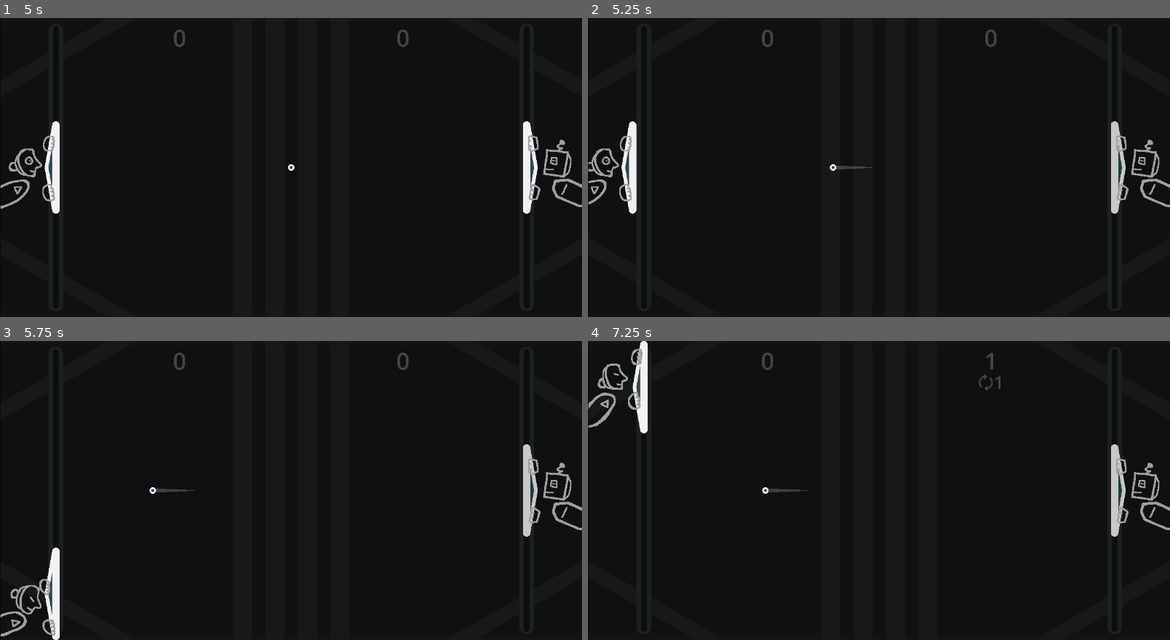
Above: before the commit, frames 1-4 (two rows, left to right).
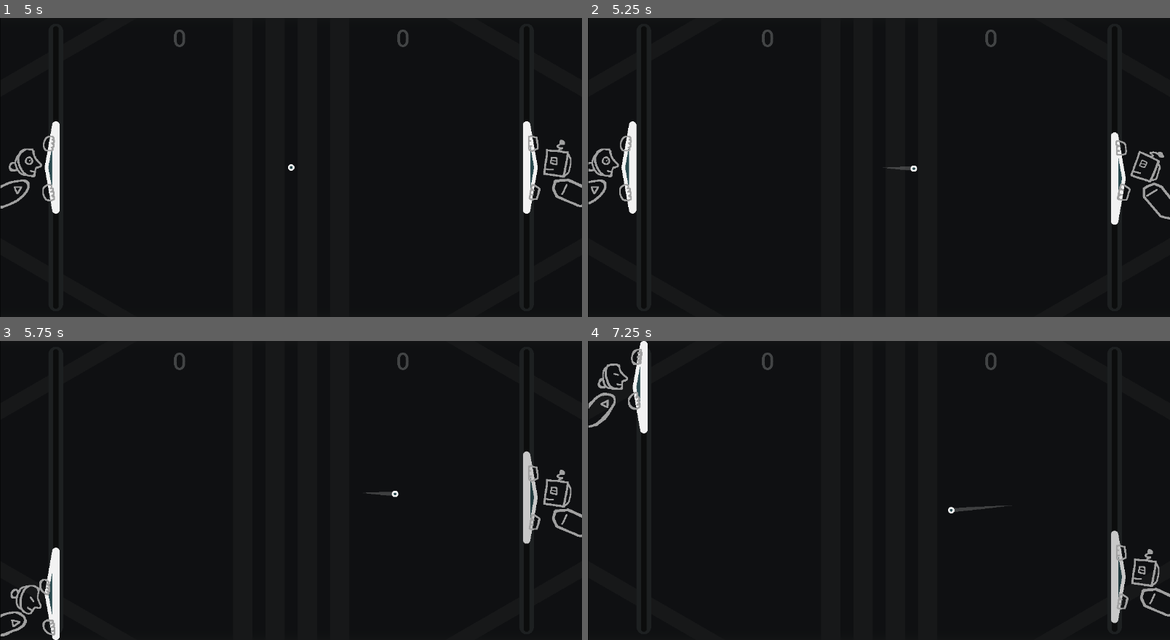
Above: after the commit, the same moments.

Repository: pixerhp/Pixers-Pong
Game: Godot game, scene res://scenes/topscenes/gameplay_topscene.tscn
Same seed, same stepped clock (60 frames per second), same inputs: the game is played once before the commit and once after it.
Inputs (mouse positions are in pixels of both pictures, inside the frame that each line leads up to):
- Up to frame 1 (5 s): move the mouse to (419, 152) at 0.52 s; hold D (plr1_bump_right) 0.53-1.28 s; tap Shift (plr1_slow) at 0.6, 2.1, 3.6 s; click (419, 152) at 0.67 s; tap Enter at 1.25 s; move the mouse to (174, 182) at 1.27 s; hold S (plr1_down) 1.28-2.03 s; tap Keypad 0 (plr2_slow) at 1.35, 2.85, 4.35 s; move the mouse to (349, 101) at 2.02 s; hold D (plr1_bump_right) 2.03-2.78 s; move the mouse to (261, 227) at 2.77 s; hold W (plr1_up) 2.78-3.53 s; click (261, 227) at 2.92 s; move the mouse to (465, 212) at 3.52 s; hold A (plr1_bump_left) from 3.53 s (still down); tap Space at 4.25 s; move the mouse to (116, 122) at 4.27 s
- Up to frame 2 (5.25 s): move the mouse to (908, 167) at 5.02 s; release A (plr1_bump_left) at 5.03 s; hold S (plr1_down) from 5.03 s (still down); tap Shift (plr1_slow) at 5.1 s; click (908, 167) at 5.17 s
- Up to frame 3 (5.75 s): keep holding S (plr1_down)
- Up to frame 4 (7.25 s): move the mouse to (791, 415) at 5.77 s; release S (plr1_down) at 5.78 s; hold D (plr1_bump_right) 5.78-6.53 s; tap Keypad 0 (plr2_slow) at 5.85 s; move the mouse to (1007, 475) at 6.52 s; hold W (plr1_up) from 6.53 s (still down); tap Shift (plr1_slow) at 6.6 s

Frame 1 is identical in both runs. In frame 2, 1.3% of the frame differs, in the area x 41-100%, y 34-70%; in frame 3, 1.0%; in frame 4, 2.2%, in the area x 29-100%, y 3-95%.

Commit message:
Replace ball velocity metadata with variable

Diff:
--- a/scripts/gameplay_script.gd
+++ b/scripts/gameplay_script.gd
@@ -140,7 +140,7 @@
 	%RightPaddle.set_meta("sidebump_strength", %LeftPaddle.get_meta("sidebump_strength"))
 func reset_ball():
 	%Ball.position = Globals.GAME_SIZE / 2.0
-	%Ball.set_meta("velocity", Vector2(-400.0, 0.0))
+	ball_velocity = Vector2(-400.0, 0.0)
 	ballshapecast_current_exceptions.clear()
 	%BallShapeCast.clear_exceptions()
 	%Ball.modulate = Color.WHITE
@@ -235,7 +235,7 @@
 	# !!! besides the ball, reset all other gameobjects moved by the animation
 
 	%Ball.position = Globals.GAME_SIZE / 2.0
-	%Ball.set_meta("velocity", Vector2(-400.0, 0.0))
+	ball_velocity = Vector2(300.0, 10.0)
 	ballshapecast_current_exceptions.clear()
 	%BallShapeCast.clear_exceptions()
 	%Ball.modulate = Color.WHITE
@@ -346,14 +346,12 @@
 				set_input(act_prefix + "down", (paddle_noderef.position.y < PAD_Y_BOTTOMLIMIT))
 
 		Globals.CPU_MODES.CONVERGER:
-			var ball_velocity: Vector2 = %Ball.get_meta("velocity")
 			var predicted_ball_y: float = %Ball.position.y + ((ball_velocity.y / ball_velocity.x) * (
 				(%RightPaddle.position.x if (ball_velocity.x > 0.0) else %LeftPaddle.position.x) - %Ball.position.x))
 			set_input(act_prefix + "up", paddle_noderef.position.y > predicted_ball_y + (PAD_Y_TOPLIMIT * 0.5))
 			set_input(act_prefix + "down", paddle_noderef.position.y < predicted_ball_y - (PAD_Y_TOPLIMIT * 0.5))
 
 		Globals.CPU_MODES.PATIENT_CONVERGER:
-			var ball_velocity: Vector2 = %Ball.get_meta("velocity")
 			var predicted_ball_y: float = %Ball.position.y + ((ball_velocity.y / ball_velocity.x) * (
 				(%RightPaddle.position.x if (ball_velocity.x > 0.0) else %LeftPaddle.position.x) - %Ball.position.x))
 			if ( # Wait in the center if the ball is travelling to the other player or is predicted OOB:
@@ -367,7 +365,6 @@
 				set_input(act_prefix + "down", paddle_noderef.position.y < predicted_ball_y - (PAD_Y_TOPLIMIT * 0.5))
 
 		Globals.CPU_MODES.BOUNCE_PREDICTOR:
-			var ball_velocity: Vector2 = %Ball.get_meta("velocity")
 			var predicted_ball_y: float = %Ball.position.y + ((ball_velocity.y / ball_velocity.x) * (
 				(%RightPaddle.position.x if (ball_velocity.x > 0.0) else %LeftPaddle.position.x) - %Ball.position.x))
 			if predicted_ball_y < BALL_Y_TOPLIMIT:
@@ -382,7 +379,6 @@
 				set_input(act_prefix + "down", paddle_noderef.position.y < predicted_ball_y - (PAD_Y_TOPLIMIT * 0.5))
 
 		Globals.CPU_MODES.DOUBLE_PREDICTOR:
-			var ball_velocity: Vector2 = %Ball.get_meta("velocity")
 			var predicted_ball_y: float = %Ball.position.y + ((ball_velocity.y / ball_velocity.x) * (
 				(%RightPaddle.position.x if (ball_velocity.x > 0.0) else %LeftPaddle.position.x) - %Ball.position.x))
 			const BOUNCE_LIMIT: int = 2
@@ -405,7 +401,6 @@
 				set_input(act_prefix + "down", paddle_noderef.position.y < predicted_ball_y - (PAD_Y_TOPLIMIT * 0.5))
 
 		Globals.CPU_MODES.DEEP_PREDICTOR:
-			var ball_velocity: Vector2 = %Ball.get_meta("velocity")
 			var predicted_ball_y: float = %Ball.position.y + ((ball_velocity.y / ball_velocity.x) * (
 				(%RightPaddle.position.x if (ball_velocity.x > 0.0) else %LeftPaddle.position.x) - %Ball.position.x))
 			const BOUNCE_LIMIT: int = 8
@@ -440,7 +435,6 @@
 			else:
 				set_input(act_prefix + ("bump_right" if is_plr2 else "bump_left"), false)
 
-			var ball_velocity: Vector2 = %Ball.get_meta("velocity")
 			var WALL_HIT_TOL: float = clamp(-2.5 * log(0.004 * abs(ball_velocity.y)), 0, 25) # (Based on weak empirically determined data.)
 			var ball_x_distance_to_hit: float = (
 				(
@@ -595,7 +589,7 @@
 
 	# Situationally override whatever expression the paddle character has with being surprised.
 	if (float(Time.get_ticks_msec() - padchar_noderef.get_meta("time_surprised")) <
-	((SURP_EXPR_VARIATION / (1.0 + (%Ball.get_meta("velocity").x / SURP_EXPR_FALLOFF))) + SURP_EXPR_BASE)):
+	((SURP_EXPR_VARIATION / (1.0 + (ball_velocity.x / SURP_EXPR_FALLOFF))) + SURP_EXPR_BASE)):
 		padchar_noderef.animation = padchar_anim_prefix + "surprised"
 
 
@@ -635,14 +629,14 @@
 func parabola_arc_derivative(time_since: int, anim_time_length: int) -> float:
 	return (-8.0 * ((float(time_since) / float(anim_time_length)) - 0.5)) / (float(anim_time_length) / 1000.0)
 
-# Constants associated with the ball's movement:
+# Constants and variables associated with the ball's movement:
 @onready var BALL_Y_TOPLIMIT: float = %BallShapeCast.shape.radius
 @onready var BALL_Y_BOTTOMLIMIT: float = Globals.GAME_SIZE.y - %BallShapeCast.shape.radius
 const BALL_MAX_BOUNCE_LOOPS: int = 100
+var ball_velocity: Vector2 = Vector2(0.0, 0.0)
 func handle_ball_collision_movement(delta: float):
 	var ball_curr_position: Vector2 = %Ball.position
 	var ball_new_position: Vector2 = Vector2()
-	var ball_velocity: Vector2 = %Ball.get_meta("velocity")
 	if ball_velocity == Vector2(0,0): return # (No need to handle movement when there's no movement.)
 	var move_fraction_remaining: float = 1.0
 	var safe_fraction: float = 0.0
@@ -734,7 +728,6 @@
 			#0.014, (ball_velocity.length() / Globals.ball_max_speed) * 0.25, 1.004, 1.0)
 
 		%Ball.position = ball_curr_position
-		%Ball.set_meta("velocity", ball_velocity)
 
 var ballshapecast_current_exceptions: Array[Area2D] = []
 func rem_add_ballshapecast_coll_exceptions(to_remove: Area2D, to_add: Area2D = null):
